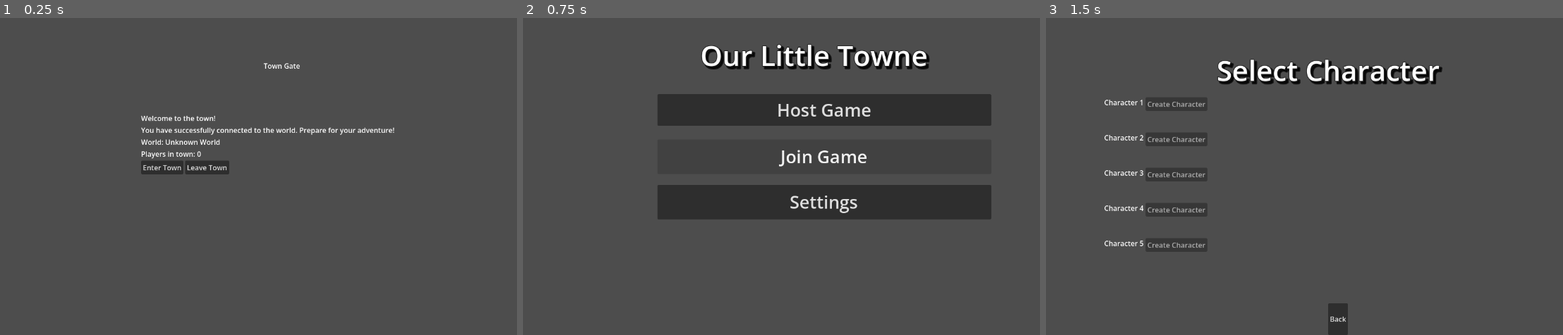
Above: before the commit, frames 1-3 (left to right).
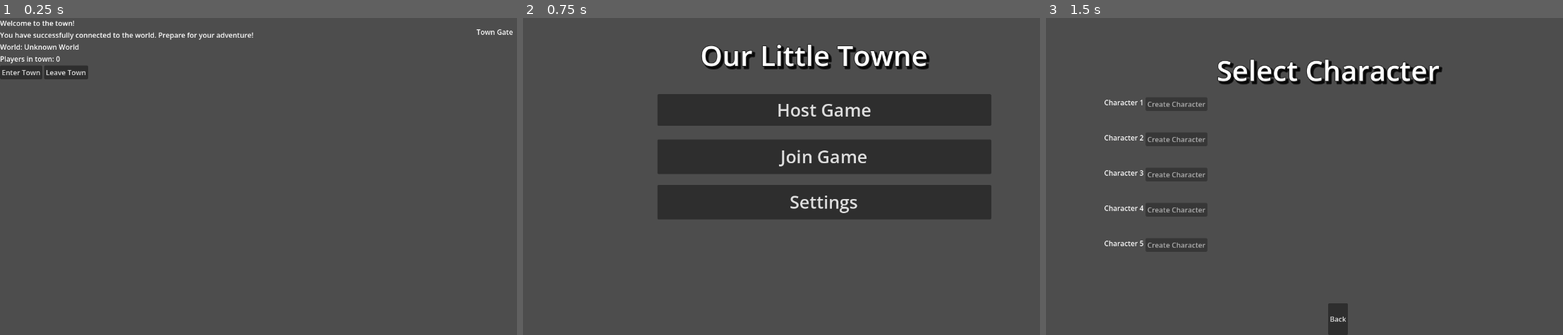
Above: after the commit, the same moments.

Repository: Miller-Nerd/our-little-towne
Game: Godot game, scene res://town_gate.tscn
Same seed, same stepped clock (60 frames per second), same inputs: the game is played once before the commit and once after it. This scene is started directly instead of the project's main scene.
Inputs:
- Up to frame 1 (0.25 s): no input
- Up to frame 2 (0.75 s): click "Leave Town" at 0.5 s
- Up to frame 3 (1.5 s): click "Host Game" at 1.25 s

The runs differ from the first frame. In frame 1, 2.9% of the frame differs, in the area x 0-100%, y 0-50%; in frame 2, less than 0.1%; in frame 3, nothing differs.

Commit message:
added player and movement controls

Diff:
--- /dev/null
+++ b/main_game.gd
@@ -0,0 +1,8 @@
+extends Node2D
+
+func _ready():
+	# Create player when main game scene loads
+	var player_scene = preload("res://player.tscn")
+	var player = player_scene.instantiate()
+	player.position = Vector2(400, 300)  # Set initial position
+	add_child(player)
--- a/main_game.tscn
+++ b/main_game.tscn
@@ -1,6 +1,11 @@
 [gd_scene format=3 uid="uid://d34568aa01234"]
 
-[node name="MainGame" type="Node2D"]
+[ext_resource type="Script" path="res://main_game.gd" id="1"]
 
-[node name="Player" type="Node2D" parent="."]
-position = Vector2(400, 300)
+[node name="MainGame" type="Node2D" unique_id=1752180487]
+script = ExtResource("1")
+
+[node name="ColorRect" type="ColorRect" parent="." unique_id=1882183348]
+offset_right = 1280.0
+offset_bottom = 720.0
+color = Color(0.28660932, 0.7958034, 0.18477046, 1)
--- a/player.gd
+++ b/player.gd
@@ -17,29 +17,25 @@
 
 	# Configure key mappings for WASD
 	var left_event = InputEventKey.new()
-	left_event.keycode = Key.A
-	left_event.scancode = KEY_A
+	left_event.keycode = KEY_A
 	InputMap.action_add_event("move_left", left_event)
 
 	var right_event = InputEventKey.new()
-	right_event.keycode = Key.D
-	right_event.scancode = KEY_D
+	right_event.keycode = KEY_D
 	InputMap.action_add_event("move_right", right_event)
 
 	var up_event = InputEventKey.new()
-	up_event.keycode = Key.W
-	up_event.scancode = KEY_W
+	up_event.keycode = KEY_W
 	InputMap.action_add_event("move_up", up_event)
 
 	var down_event = InputEventKey.new()
-	down_event.keycode = Key.S
-	down_event.scancode = KEY_S
+	down_event.keycode = KEY_S
 	InputMap.action_add_event("move_down", down_event)
+
+func _physics_process(delta):
+	get_input()
+	move_and_slide()
 
 func get_input():
 	var input_direction = Input.get_vector("move_left", "move_right", "move_up", "move_down")
 	velocity = input_direction * speed
-
-func _physics_process(delta):
-	get_input()
-	move_and_slide()
--- a/player.tscn
+++ b/player.tscn
@@ -1,15 +1,15 @@
 [gd_scene format=3 uid="uid://player123"]
 
 [ext_resource type="Script" path="res://player.gd" id="1"]
+[ext_resource type="Texture2D" path="res://assets/temp_player.png" id="2"]
 
 [node name="Player" type="CharacterBody2D"]
 script = ExtResource("1")
 position = Vector2(0, 0)
 
 [node name="Sprite" type="Sprite2D" parent="."]
-texture = ExtResource("1")
+texture = ExtResource("2")
 position = Vector2(0, 0)
 centered = true
 
 [node name="CollisionShape" type="CollisionShape2D" parent="."]
-shape = ExtResource("1")
--- a/town_gate.gd
+++ b/town_gate.gd
@@ -37,7 +37,8 @@
 	if char_data != null:
 		print("Character data found for entering town: ", char_data)
 
-	# Load the main game scene with player
+	# In a real implementation, this would load the actual game world scene
+	# For now, we'll just simulate it with a print statement
 	get_tree().change_scene_to_file("res://main_game.tscn")
 
 func _on_leave_pressed():
--- a/town_gate.tscn
+++ b/town_gate.tscn
@@ -1,8 +1,8 @@
 [gd_scene format=3 uid="uid://towngate123"]
 
-[ext_resource type="Script" path="res://town_gate.gd" id="1"]
+[ext_resource type="Script" uid="uid://cmecwhppepj4l" path="res://town_gate.gd" id="1"]
 
-[node name="TownGate" type="Control"]
+[node name="TownGate" type="Control" unique_id=510084792]
 layout_mode = 3
 anchors_preset = 15
 anchor_right = 1.0
@@ -11,67 +11,67 @@
 grow_vertical = 2
 script = ExtResource("1")
 
-[node name="TitleLabel" type="Label" parent="."]
+[node name="TitleLabel" type="Label" parent="." unique_id=786002012]
 layout_mode = 1
 anchors_preset = -1
-anchor_left = 0.163
-anchor_top = 0.09900001
-anchor_right = 0.83000004
-anchor_bottom = 0.2
-offset_left = 7.9599915
-offset_top = 2.339981
-offset_right = -0.4000244
+anchor_left = 0.75600004
+anchor_right = 1.0
+anchor_bottom = 0.089
+offset_left = 0.3199463
+offset_right = -2.5999756
+offset_bottom = -0.08000183
 text = "Town Gate"
 horizontal_alignment = 1
 vertical_alignment = 1
 
-[node name="VBoxContainer" type="VBoxContainer" parent="."]
-layout_mode = 0
-anchor_left = 0.25
-anchor_top = 0.3
-anchor_right = 0.75
-anchor_bottom = 0.7
+[node name="VBoxContainer" type="VBoxContainer" parent="." unique_id=53060357]
+layout_mode = 1
+anchors_preset = -1
+anchor_top = 0.011000001
+anchor_right = 0.5
+anchor_bottom = 0.4
+offset_top = -7.9200006
 size_flags_horizontal = 2
 size_flags_vertical = 2
 
-[node name="WelcomeLabel" type="Label" parent="VBoxContainer"]
+[node name="WelcomeLabel" type="Label" parent="VBoxContainer" unique_id=70421772]
 layout_mode = 2
 size_flags_horizontal = 2
 text = "Welcome to the town!"
 horizontal_alignment = 1
 vertical_alignment = 1
 
-[node name="DescriptionLabel" type="Label" parent="VBoxContainer"]
+[node name="DescriptionLabel" type="Label" parent="VBoxContainer" unique_id=1171030851]
 layout_mode = 2
 size_flags_horizontal = 2
 text = "You have successfully connected to the world. Prepare for your adventure!"
 horizontal_alignment = 1
 vertical_alignment = 1
 
-[node name="WorldInfoLabel" type="Label" parent="VBoxContainer"]
+[node name="WorldInfoLabel" type="Label" parent="VBoxContainer" unique_id=1097801842]
 layout_mode = 2
 size_flags_horizontal = 2
 text = "World: [World Name]"
 horizontal_alignment = 1
 vertical_alignment = 1
 
-[node name="PlayerCountLabel" type="Label" parent="VBoxContainer"]
+[node name="PlayerCountLabel" type="Label" parent="VBoxContainer" unique_id=1018187313]
 layout_mode = 2
 size_flags_horizontal = 2
 text = "Players in town: [Player Count]"
 horizontal_alignment = 1
 vertical_alignment = 1
 
-[node name="ButtonContainer" type="HBoxContainer" parent="VBoxContainer"]
+[node name="ButtonContainer" type="HBoxContainer" parent="VBoxContainer" unique_id=1882152335]
 layout_mode = 2
 size_flags_horizontal = 2
 
-[node name="EnterTownButton" type="Button" parent="VBoxContainer/ButtonContainer"]
+[node name="EnterTownButton" type="Button" parent="VBoxContainer/ButtonContainer" unique_id=1250316454]
 layout_mode = 2
 size_flags_horizontal = 2
 text = "Enter Town"
 
-[node name="LeaveButton" type="Button" parent="VBoxContainer/ButtonContainer"]
+[node name="LeaveButton" type="Button" parent="VBoxContainer/ButtonContainer" unique_id=1875911682]
 layout_mode = 2
 size_flags_horizontal = 2
 text = "Leave Town"
Binary file added: assets/character_placeholder.png
Not shown, added: assets/character_placeholder.png.import
Binary file added: assets/temp_player.png
Not shown, added: assets/temp_player.png.import
Not shown, added: main_game.gd.uid
